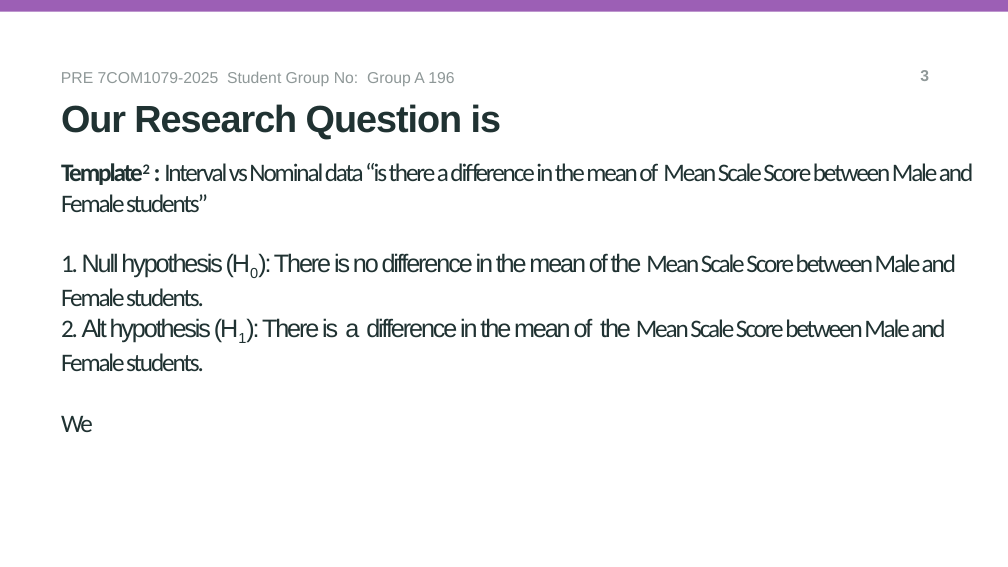
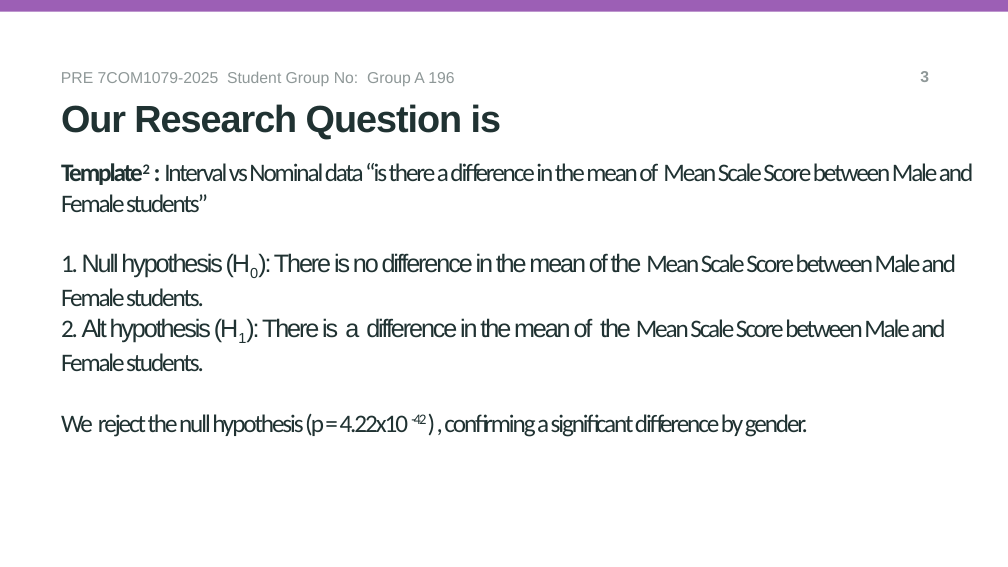
Before and after one commit to sg25acd/7COM1079-Group-A-196, a slide deck: slide 4 of research_question.ppt.pptx. Drawn at 1008x567 pixels with LibreOffice and Linux fonts; fonts in the diff are those of the drawing; background and template pictures are left out. Boxes give left, top, right and bottom in pixels: in the first picture for what was removed or moved away, otherwise in the second. Text is boxed around its words. In the diff, an @@ line names an element or a change of style, - is before the commit and + after.

Commit message:
made changes in 1&4 slides

```diff
--- a/research_question.ppt.pptx
+++ b/research_question.ppt.pptx
@@ title at bbox=[61, 163, 973, 437]: text changed @@
-Template2 : Interval vs Nominal data “is there a difference in the mean of Mean Scale Score between Male and Female students”
-1. Null hypothesis (H0): There is no difference in the mean of the Mean Scale Score between Male and Female students.
-2. Alt hypothesis (H1): There is a difference in the mean of the Mean Scale Score between Male and Female students.
-We
+Template2 : Interval vs Nominal data “is there a difference in the mean of Mean Scale Score between Male and Female students”
+1. Null hypothesis (H0): There is no difference in the mean of the Mean Scale Score between Male and Female students.
+2. Alt hypothesis (H1): There is a difference in the mean of the Mean Scale Score between Male and Female students.
+We reject the null hypothesis (p = 4.22x10 -42 ) , confirming a significant difference by gender.
```
Also in this commit, not shown: 2 other slides changed.
